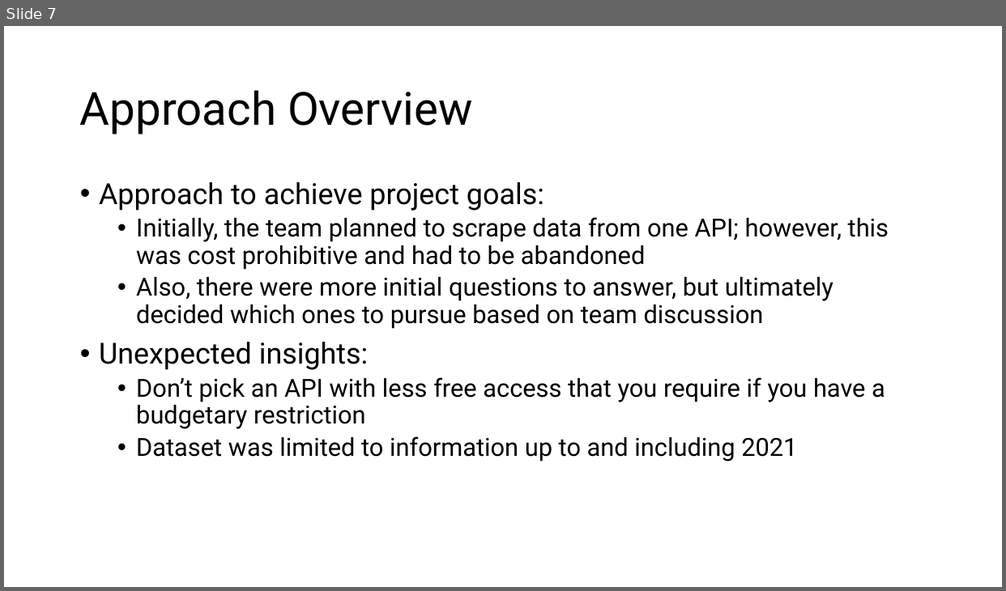
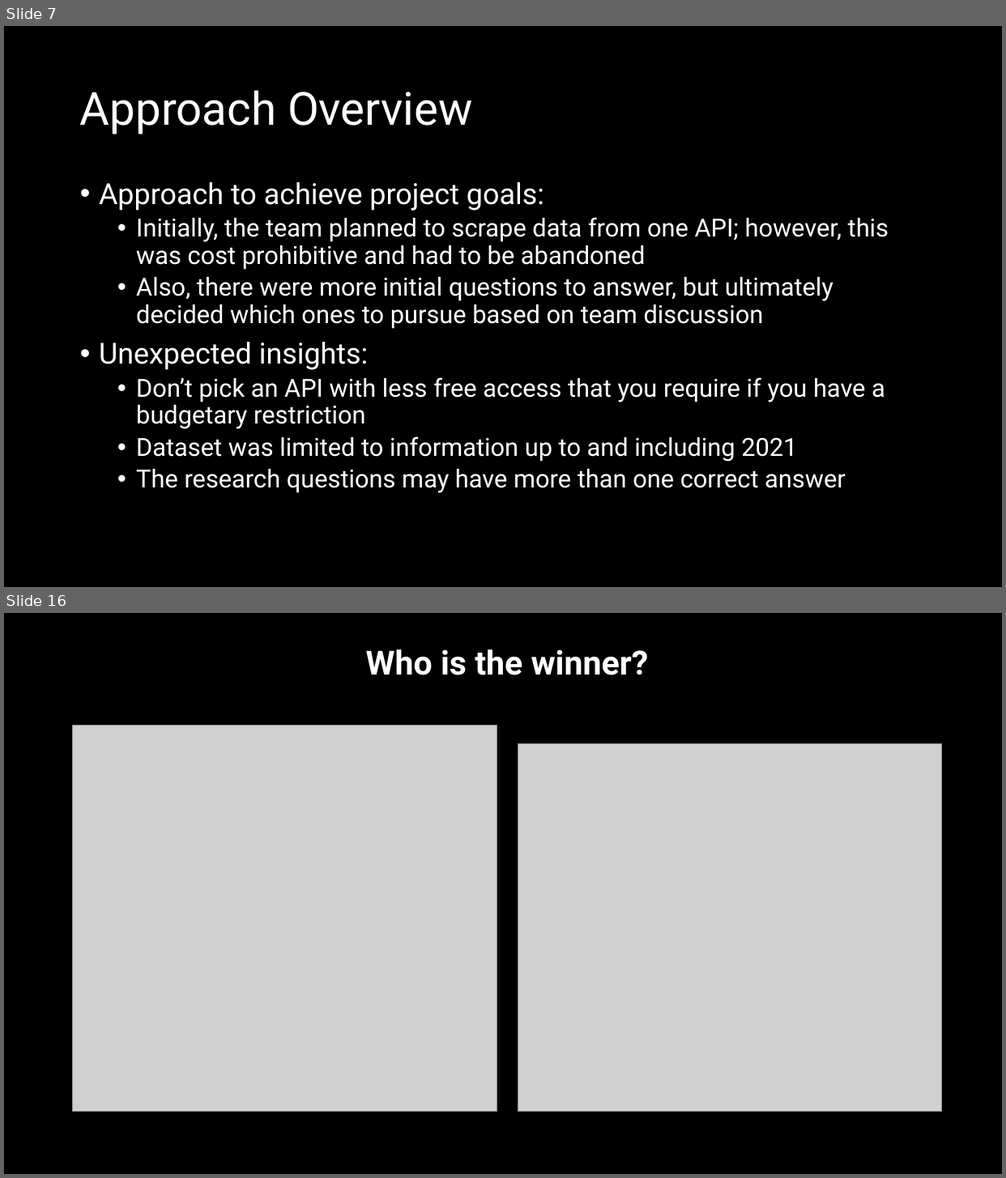
Before and after one commit to Christian-Albertini/UNC-Project-1, a slide deck: what_are_we_watching_tonight.pptx. Shown one above the other, each under a label of ours: slide 7 before the commit, slides 7 and 16 after it; the slides between them are not shown. The pictures are 1006x591 and 1006x1178 pixels, drawn with LibreOffice and Linux fonts; fonts in the diff are those of the drawing; grey boxes stand for pictures. Boxes give left, top, right and bottom in pixels: in the first picture for what was removed or moved away, otherwise in the second. Text is boxed around its words. In the diff, an @@ line names an element or a change of style, - is before the commit and + after.

```diff
--- a/what_are_we_watching_tonight.pptx
+++ b/what_are_we_watching_tonight.pptx
@@ slide 16 added at box(4, 613, 1002, 1174), background #000000 @@
@@ text added at box(366, 649, 649, 675), 32 pt, text #FFFFFF, bold @@
+Who is the winner?
@@ picture added at box(73, 726, 497, 1112) @@
@@ picture added at box(518, 743, 942, 1112) @@
@@ slide 7 changed as well @@
@@ background #FFFFFF to #000000 @@
@@ title "Approach Overview" at box(80, 90, 473, 135): text colour #000000 to #FFFFFF @@
@@ text at box(99, 182, 889, 462): text colour #000000 to #FFFFFF in "Approach to achieve project goals:", "Initially, the team planned to scrape data ...", "Also, there were more initial questions to ...", "Unexpected insights:" and 2 more places @@
@@ text at box(136, 469, 846, 493): paragraph added @@
+  • The research questions may have more than one correct answer
```
Also in this commit, not shown: 7 other slides changed, 16 other slides added, 6 slides removed.
